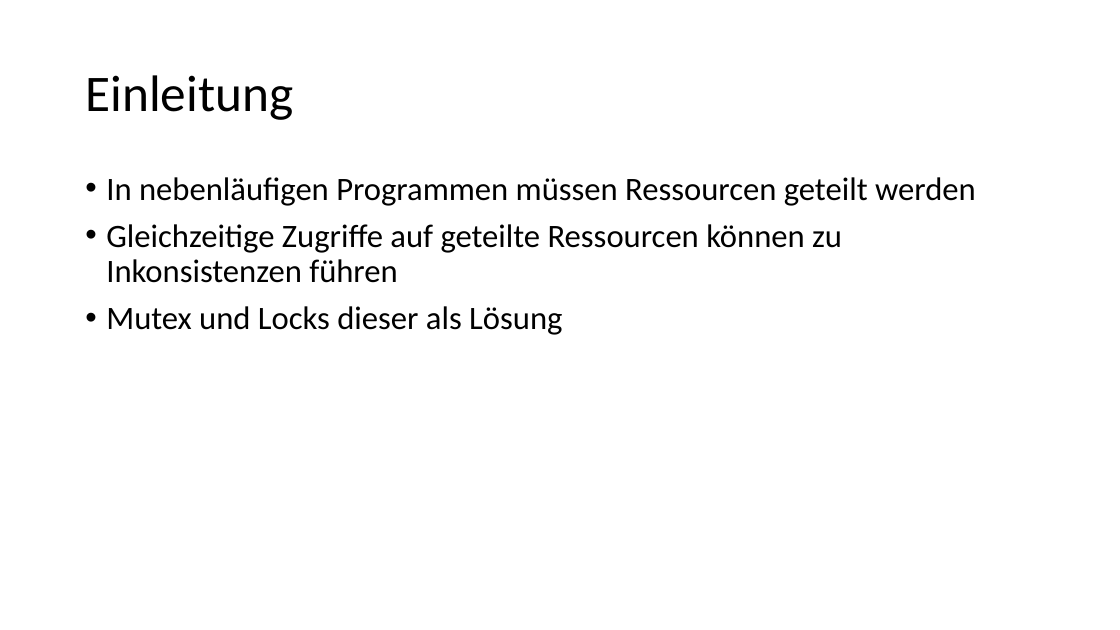
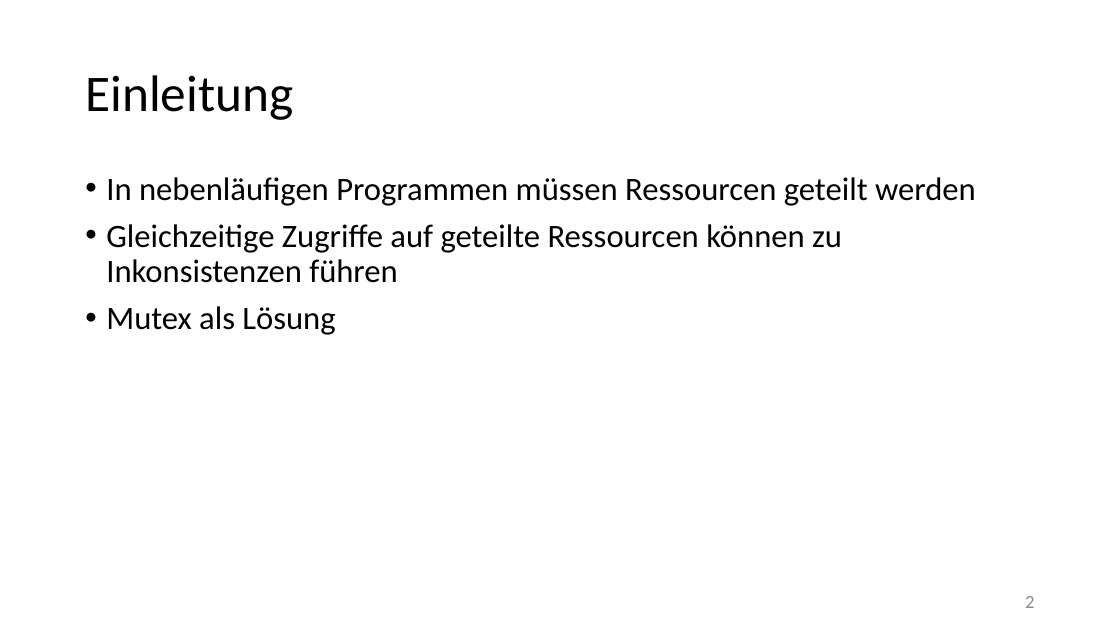
Before and after one commit to HuBaX/Seminararbeit, a slide deck: slide 2 of Sound Dynamic Deadlock Prediction in Linear Time.pptx (slide 3 before the commit). Drawn at 1120x630 pixels with LibreOffice and Linux fonts; fonts in the diff are those of the drawing. Boxes give left, top, right and bottom in pixels: in the first picture for what was removed or moved away, otherwise in the second. Text is boxed around its words. In the diff, an @@ line names an element or a change of style, - is before the commit and + after.

```diff
--- a/Sound Dynamic Deadlock Prediction in Linear Time.pptx
+++ b/Sound Dynamic Deadlock Prediction in Linear Time.pptx
@@ text at [106,306,335,335]: text changed @@
-• Mutex und Locks dieser als Lösung
+• Mutex als Lösung
@@ page number added at [1025,596,1034,608], 16 pt, text #8C8C8C @@
+2
```
Also in this commit, not shown: 28 other slides changed, 1 slide added, 1 slide removed, 1 other file.
